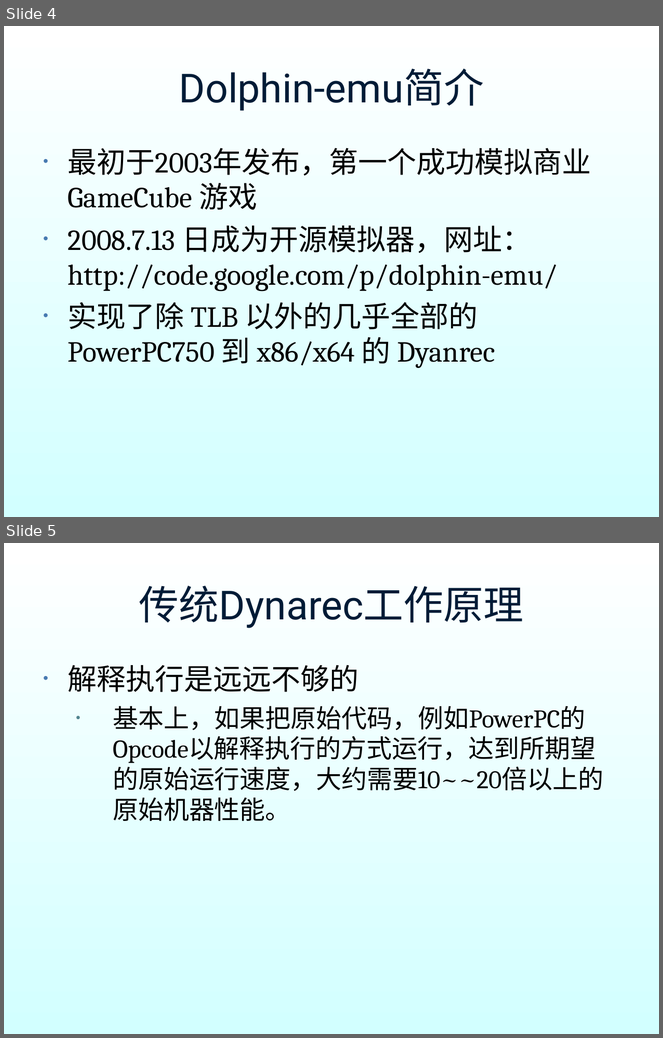
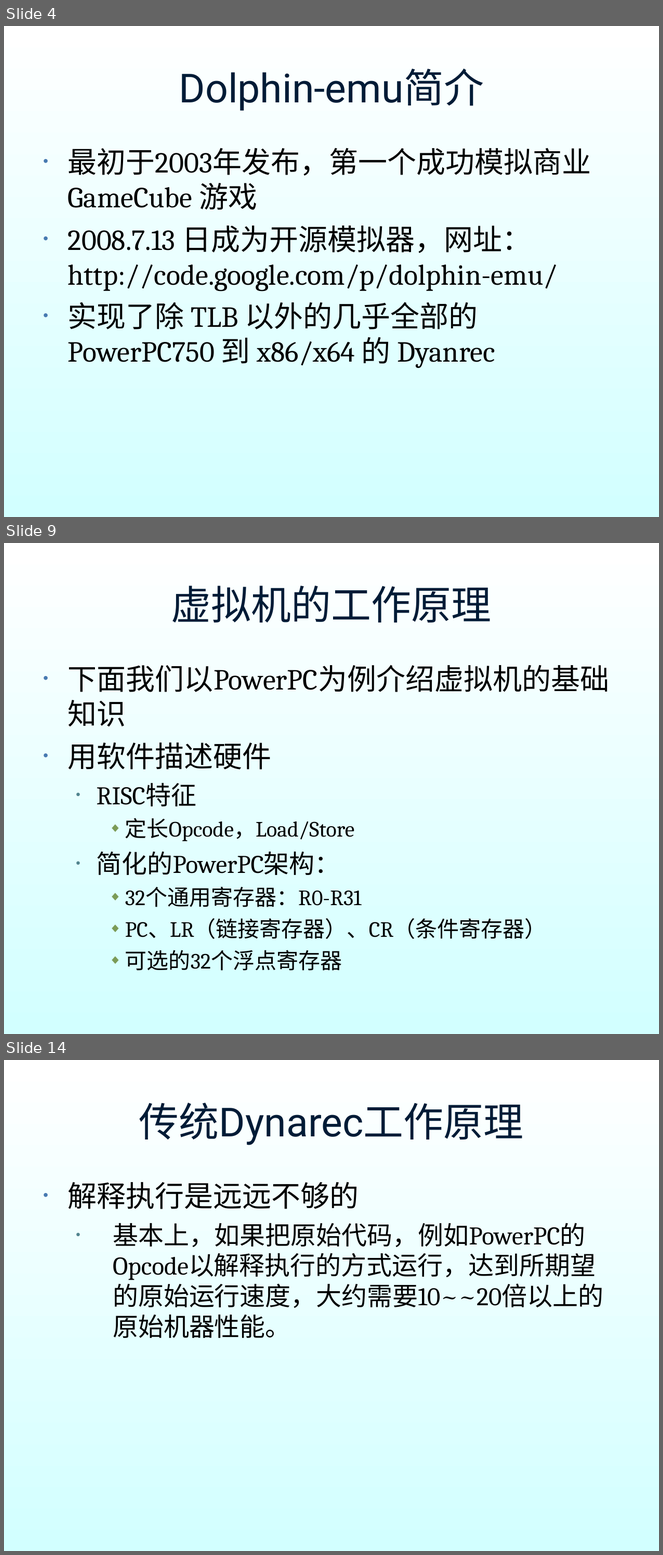
Before and after one commit to hyperiris/openhyper, a slide deck: dynarec_ppt/dynarec.ppt. Shown one above the other, each under a label of ours: slides 4 and 5 before the commit, slides 4, 9 and 14 after it; the slides between them are not shown. The pictures are 663x1038 and 663x1555 pixels, drawn with LibreOffice and Linux fonts; fonts in the diff are those of the drawing; background and template pictures are left out. Boxes give left, top, right and bottom in pixels: in the first picture for what was removed or moved away, otherwise in the second. Text is boxed around its words. In the diff, an @@ line names an element or a change of style, - is before the commit and + after.

```diff
--- a/dynarec_ppt/dynarec.ppt
+++ b/dynarec_ppt/dynarec.ppt
@@ slide 9 added at [4, 543, 659, 1034], background gradient #FFFFFF to #D2FFFF @@
@@ title added at [171, 586, 492, 623], 44 pt, text #001B36 @@
+虚拟机的工作原理
@@ text added at [68, 665, 610, 971], 24 pt, text #000000 @@
+• 下面我们以PowerPC为例介绍虚拟机的基础知识
+• 用软件描述硬件
+  • RISC特征
+    ◆ 定长Opcode，Load/Store
+  • 简化的PowerPC架构：
+    ◆ 32个通用寄存器：R0-R31
+    ◆ PC、LR（链接寄存器）、CR（条件寄存器）
+    ◆ 可选的32个浮点寄存器
@@ what was slide 5 is now slide 14 @@
```
Also in this commit, not shown: 1 slide changed, 8 other slides added.
